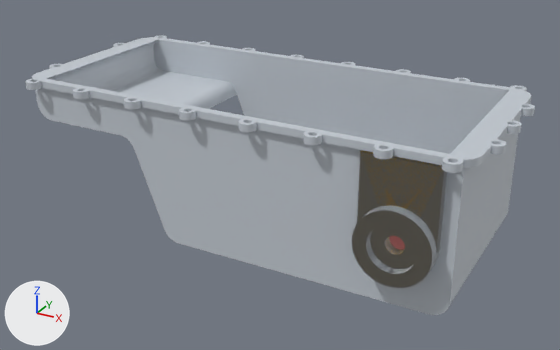
What one commit did to the glTF model docs/Additional CAD exercise/steps/ax_oil_pan/step_06.glb.
Rendered twice from a camera (50 mm lens) standing at (686.0, -743.0, 261.0) and looking at (282.0, -7.0, -107.0). Lighting does not change. The marker at lower left points along +X, +Y and +Z. The first picture is the older version. Vertices at exactly the same position are counted once.

The first picture shows 'added__oil pan', 'part__oil pan', 'removed__oil pan'.
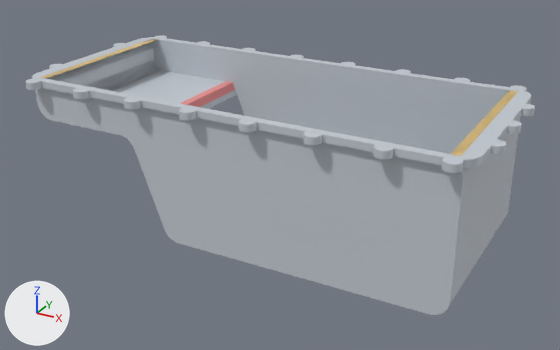
Where the change shows, as pixel boxes [x1, y1, x2, y2] in the pictures (560 x 350 px):
part 1 of me_part__oil_pan, cut back: before [25, 35, 535, 314]; after [392, 151, 460, 173]
part 2 of me_added__oil_pan, cut back: before [361, 150, 442, 255]; after [451, 90, 518, 156]
part 3 of me_added__oil_pan, added: after [41, 39, 156, 78]
part 4 of me_removed__oil_pan, deleted: before [389, 236, 405, 250]
part 5 of me_removed__oil_pan, added (pink): after [180, 81, 235, 107]

What the commit changed:
me_part__oil_pan is used by ob_part__oil_pan; location (0.0, 0.0, 0.0).
me_part__oil_pan had 5145 vertices, 10378 faces and spanned x -11.0..548.0, y -134.0..130.0, z -168.0..0.0.
me_part__oil_pan now has 2110 vertices, 4220 faces and spans x -11.0..548.0, y -130.0..130.0, z -168.0..0.0.
me_part__oil_pan part 1: 3 vertices moved within x 443.0..525.0, y -119.0..-117.0, z -8.0; 3045 vertices removed from x -6.0..543.0, y -134.0..125.0, z -135.0..0.0; 10 vertices added at x 443.0..524.0, y -129.0..-116.0, z -8.0.
me_added__oil_pan is used by ob_added__oil_pan; location (0.0, 0.0, 0.0).
me_added__oil_pan had 385 vertices, 770 faces and spanned x 430.0..510.0, y -134.0..-112.5, z -135.0..-8.0.
me_added__oil_pan now has 180 vertices, 340 faces and spans x 17.0..519.7, y -107.5..107.5, z -162.6..0.0.
me_added__oil_pan part 2: 385 vertices removed from x 430.0..510.0, y -134.0..-112.5, z -135.0..-8.0; 72 vertices added at x 504.7..519.7, y -107.5..107.5, z -162.6..0.0.
me_added__oil_pan part 3: 108 vertices added at x 17.0..201.9, y -107.5..107.5, z -162.6..0.0.
me_removed__oil_pan is used by ob_removed__oil_pan; location (0.0, 0.0, 0.0).
me_removed__oil_pan had 126 vertices, 248 faces and spanned x 460.0..480.0, y -112.5..-107.5, z -105.0..-85.0.
me_removed__oil_pan now has 30 vertices, 56 faces and spans x 136.2..150.3, y -107.5..107.5, z -53.7..-44.0.
me_removed__oil_pan part 4: the whole mesh is rebuilt.
Part 5, on me_removed__oil_pan:
15 vertices are added at x 136.2..150.3, y -107.5, z -53.7..-44.0.
15 new vertices lie (0.0, 215.0, 0.0) away from vertices in x 136.2..150.3, y -107.5, z -53.7..-44.0.
56 new faces join them.
